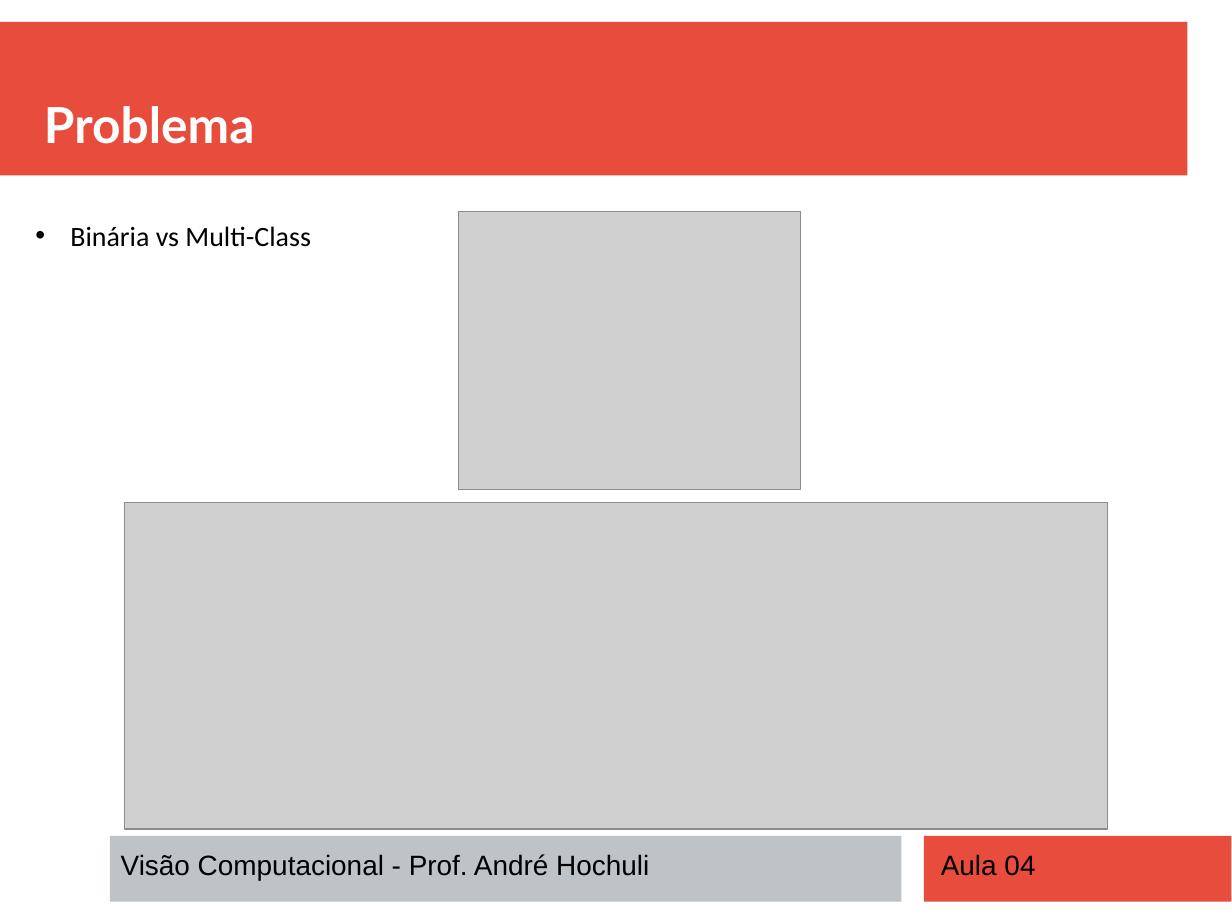
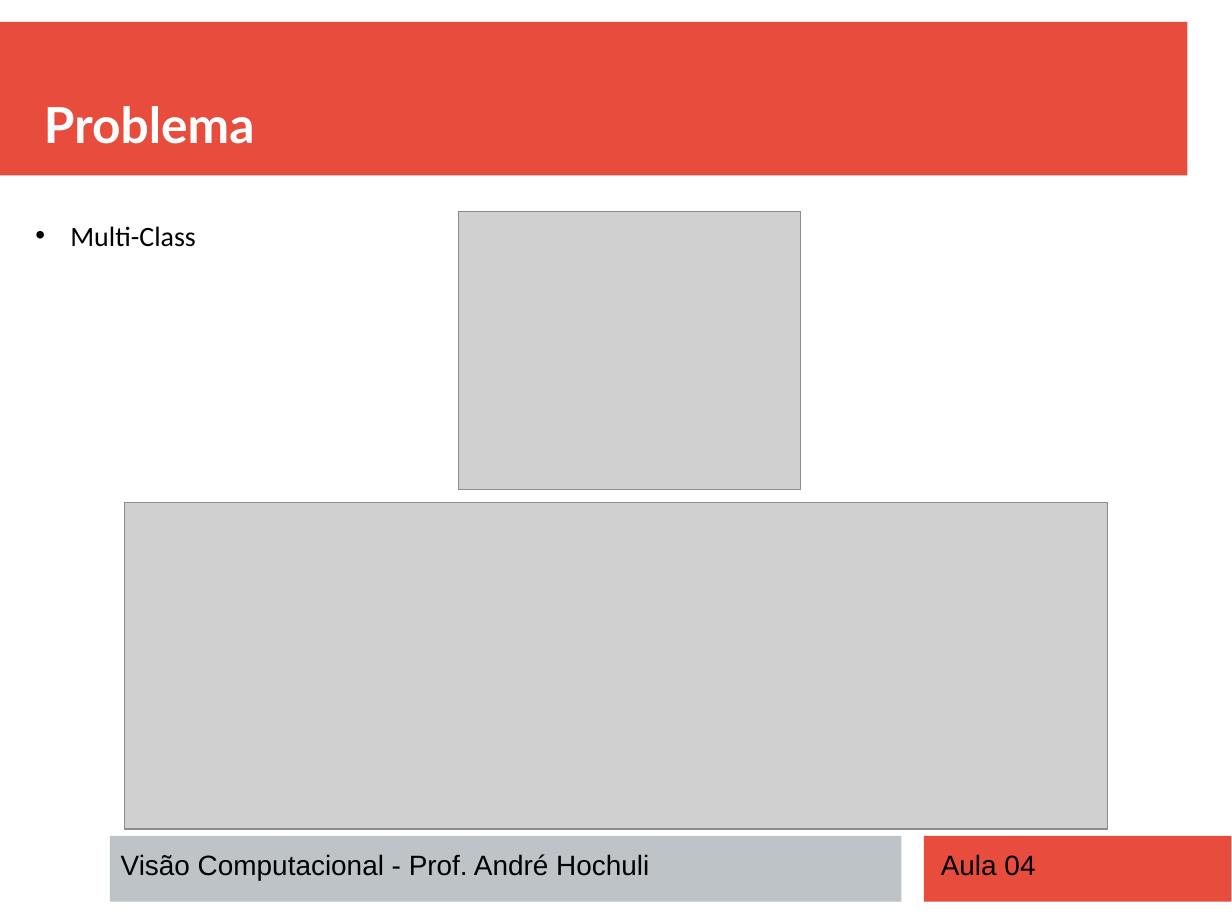
Before and after one commit to andrehochuli/teaching, a slide deck: slide 10 of Visão Computacional/Aula 04 - Classificação/Aula 04 - Classificação.pptx (slide 9 before the commit). Drawn at 1232x924 pixels with LibreOffice and Linux fonts; fonts in the diff are those of the drawing; grey boxes stand for pictures. Boxes give left, top, right and bottom in pixels: in the first picture for what was removed or moved away, otherwise in the second. Text is boxed around its words. In the diff, an @@ line names an element or a change of style, - is before the commit and + after.

```diff
--- a/Visão Computacional/Aula 04 - Classificação/Aula 04 - Classificação.pptx
+++ b/Visão Computacional/Aula 04 - Classificação/Aula 04 - Classificação.pptx
@@ text at [70,226,196,247]: text changed @@
-• Binária vs Multi-Class
+• Multi-Class
```
Also in this commit, not shown: 6 other slides changed, 1 slide added, 3 other files.
